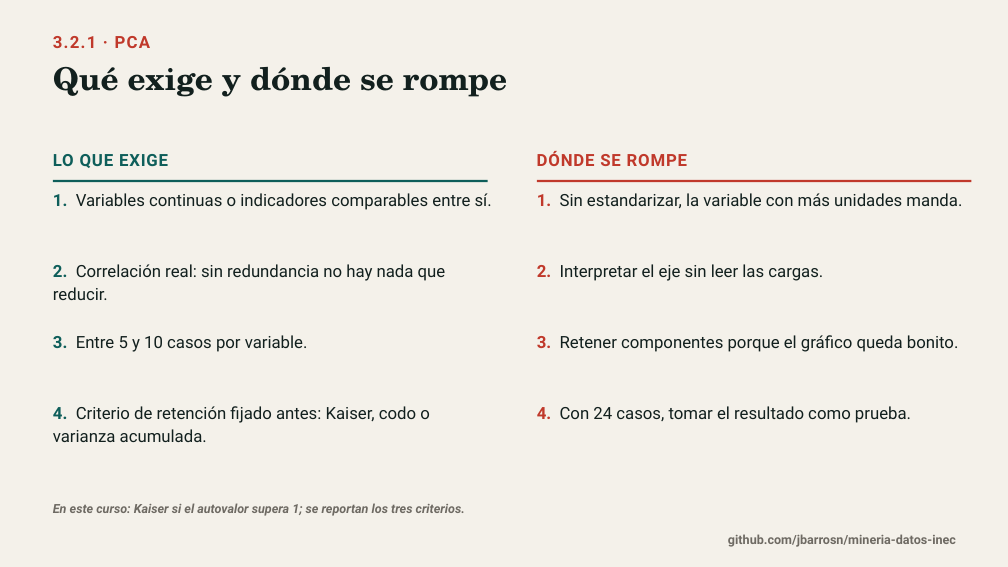
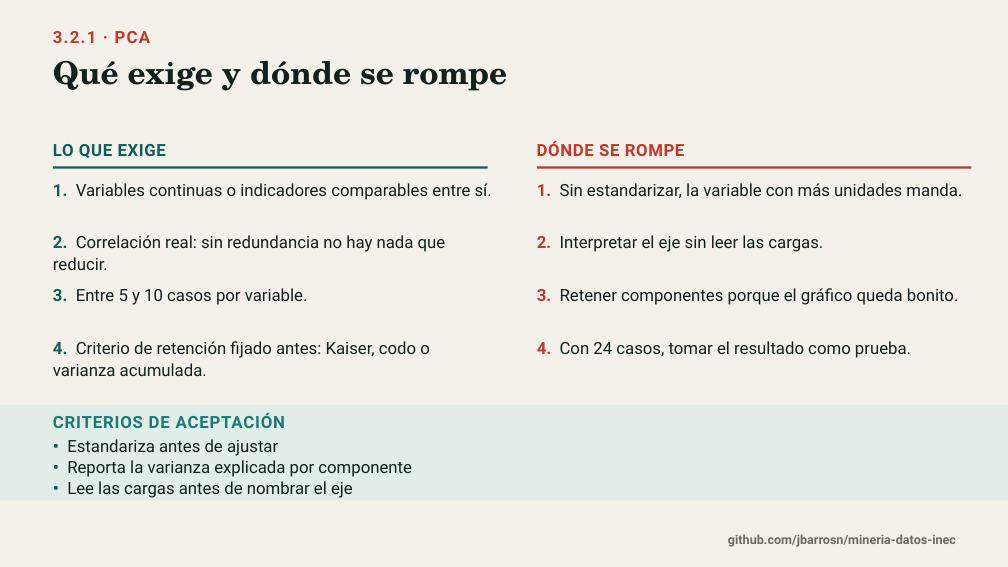
Before and after one commit to jbarrosn/mineria-datos-inec, a slide deck: slide 6 of docs/diapositivas/02_multivariante.pptx. Drawn at 1008x567 pixels with LibreOffice and Linux fonts; fonts in the diff are those of the drawing. Boxes give left, top, right and bottom in pixels: in the first picture for what was removed or moved away, otherwise in the second. Text is boxed around its words. In the diff, an @@ line names an element or a change of style, - is before the commit and + after.

Commit message:
Agrega criterios de aceptacion a cada lamina y reajusta la retícula

```diff
--- a/docs/diapositivas/02_multivariante.pptx
+++ b/docs/diapositivas/02_multivariante.pptx
@@ text "3.2.1 · PCA": place and size @@
-text "3.2.1 · PCA" at <box>53,36,151,48</box>
+text "3.2.1 · PCA" at <box>53,31,151,43</box>
@@ text "Qué exige y dónde se ...": place and size @@
-text "Qué exige y dónde se ..." at <box>53,67,507,97</box>
+text "Qué exige y dónde se ..." at <box>53,61,507,91</box>
@@ text "LO QUE EXIGE": place and size @@
-text "LO QUE EXIGE" at <box>53,154,168,168</box>
+text "LO QUE EXIGE" at <box>53,144,166,158</box>
@@ text "LO QUE EXIGE" at <box>53,144,166,158</box>: letter spacing 0.8 to 0.6 pt @@
@@ text "DÓNDE SE ROMPE": place and size @@
-text "DÓNDE SE ROMPE" at <box>537,151,687,166</box>
+text "DÓNDE SE ROMPE" at <box>537,141,685,156</box>
@@ text "DÓNDE SE ROMPE" at <box>537,141,685,156</box>: letter spacing 0.8 to 0.6 pt @@
@@ text "1. Variables continuas o indicadores ...": place and size @@
-text "1. Variables continuas o indicadores ..." at <box>53,193,492,210</box>
+text "1. Variables continuas o indicadores ..." at <box>53,183,492,200</box>
@@ rectangle: place and size @@
-rectangle at <box>53,180,488,182</box>
+rectangle at <box>53,166,488,169</box>
@@ text "1. Sin estandarizar, la variable ...": place and size @@
-text "1. Sin estandarizar, la variable ..." at <box>537,193,962,209</box>
+text "1. Sin estandarizar, la variable ..." at <box>537,183,962,199</box>
@@ rectangle: place and size @@
-rectangle at <box>537,180,972,182</box>
+rectangle at <box>537,166,972,169</box>
@@ text "2. Correlación real: sin redundancia ...": place and size @@
-text "2. Correlación real: sin redundancia ..." at <box>53,264,446,300</box>
+text "2. Correlación real: sin redundancia ..." at <box>53,235,446,270</box>
@@ text "2. Interpretar el eje sin ...": place and size @@
-text "2. Interpretar el eje sin ..." at <box>537,264,823,281</box>
+text "2. Interpretar el eje sin ..." at <box>537,235,823,252</box>
@@ text "3. Entre 5 y 10 ...": place and size @@
-text "3. Entre 5 y 10 ..." at <box>53,335,308,352</box>
+text "3. Entre 5 y 10 ..." at <box>53,288,308,305</box>
@@ text "3. Retener componentes porque el ...": place and size @@
-text "3. Retener componentes porque el ..." at <box>537,335,959,352</box>
+text "3. Retener componentes porque el ..." at <box>537,288,959,305</box>
@@ text "4. Criterio de retención fijado ...": place and size @@
-text "4. Criterio de retención fijado ..." at <box>53,406,430,442</box>
+text "4. Criterio de retención fijado ..." at <box>53,341,430,376</box>
@@ line spacing 1.12 to 1.08 in 8 elements at <box>53,183,492,200</box>, <box>537,183,962,199</box>, <box>53,235,446,270</box>, <box>537,235,823,252</box>, <box>53,288,308,305</box>, <box>537,288,959,305</box>, <box>53,341,430,376</box>, <box>537,341,911,358</box> @@
@@ text "4. Con 24 casos, tomar ...": place and size @@
-text "4. Con 24 casos, tomar ..." at <box>537,406,911,423</box>
+text "4. Con 24 casos, tomar ..." at <box>537,341,911,358</box>
@@ rectangle added at <box>0,405,1008,501</box>, fill #E2ECE9 @@
@@ text added at <box>53,413,285,428</box>, 16 pt, text #1B7A73, bold @@
+CRITERIOS DE ACEPTACIÓN
@@ text added at <box>67,439,412,498</box>, 16 pt, text #12201E @@
+• Estandariza antes de ajustar
+• Reporta la varianza explicada por componente
+• Lee las cargas antes de nombrar el eje
@@ text removed at <box>53,503,465,516</box> @@
-En este curso: Kaiser si el autovalor supera 1; se reportan los tres criterios.
```
Also in this commit, not shown: 9 other slides changed, 9 other files.
